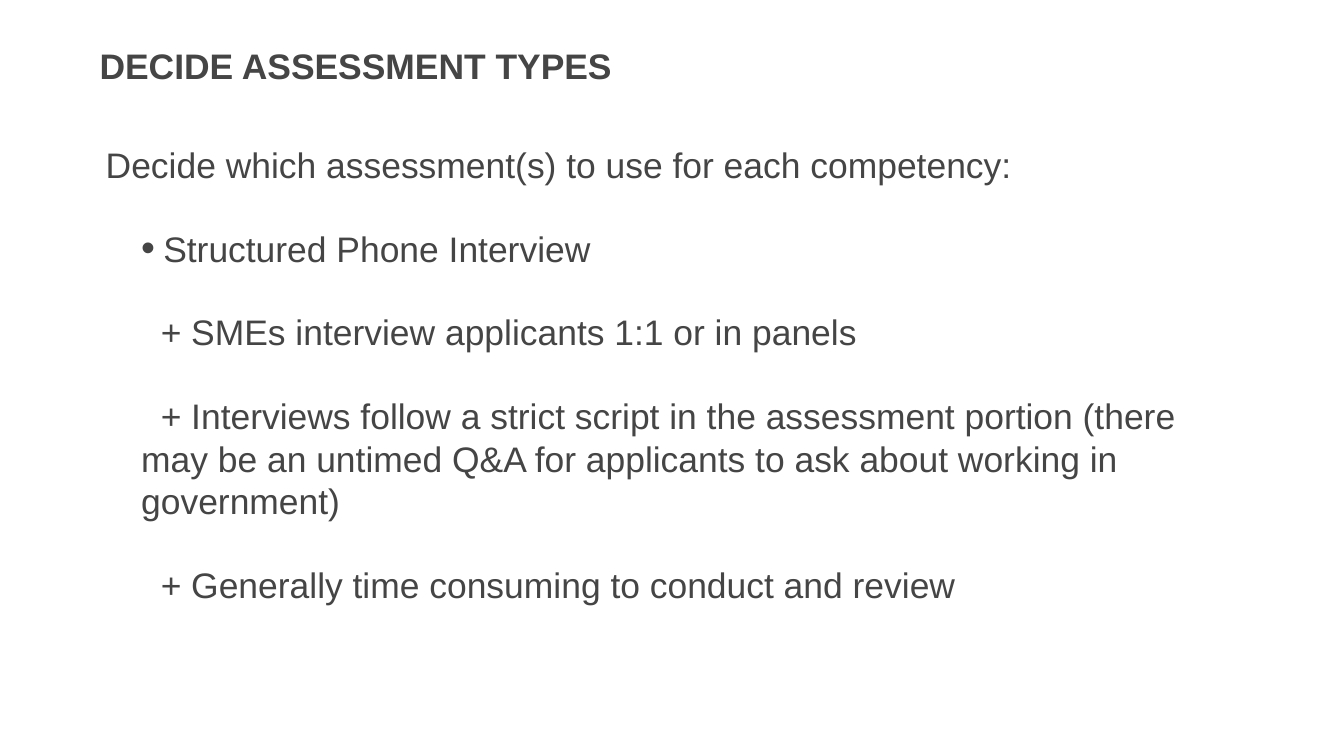
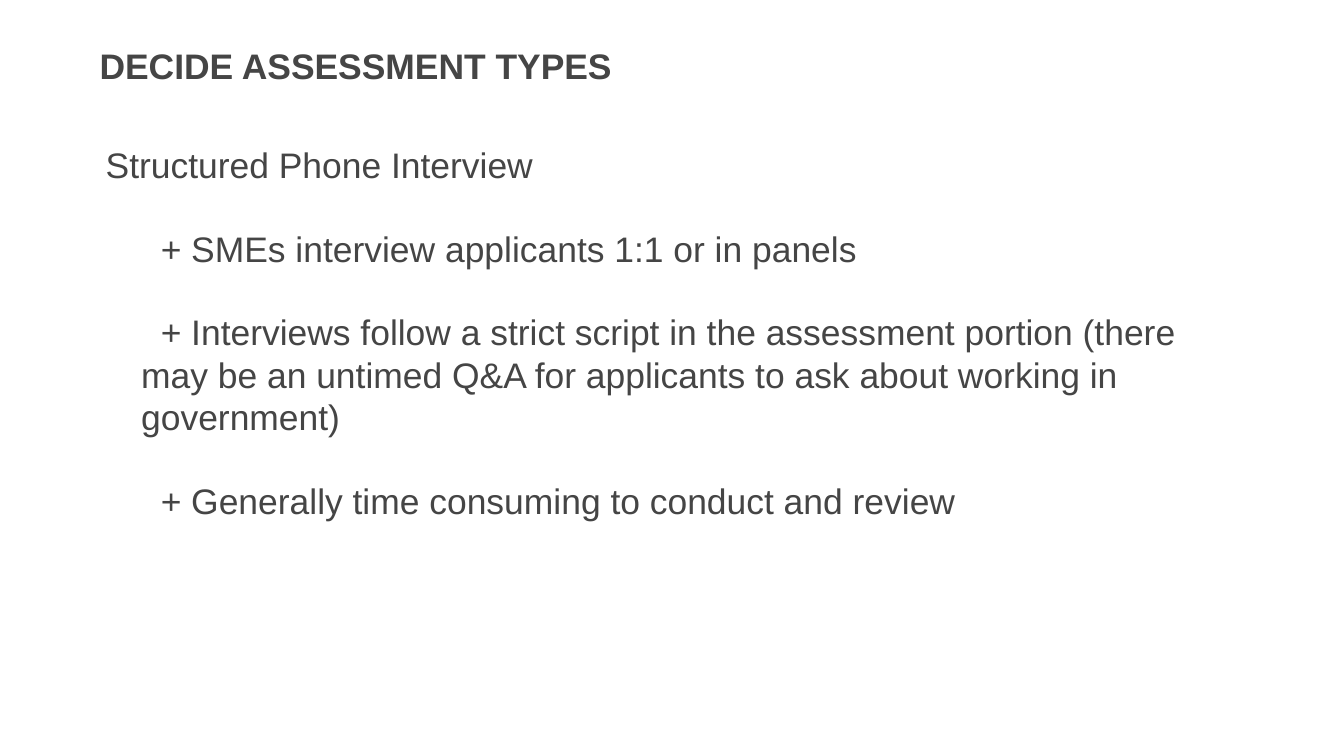
Before and after one commit to usds/SME-QA-Website, a slide deck: slide 41 of toolkit/job-analysis/job-analysis-presentation.pptx. Drawn at 1344x756 pixels with LibreOffice and Linux fonts; fonts in the diff are those of the drawing. Boxes give left, top, right and bottom in pixels: in the first picture for what was removed or moved away, otherwise in the second. Text is boxed around its words. In the diff, an @@ line names an element or a change of style, - is before the commit and + after.

```diff
--- a/toolkit/job-analysis/job-analysis-presentation.pptx
+++ b/toolkit/job-analysis/job-analysis-presentation.pptx
@@ text at box(106, 152, 1011, 185): paragraph removed @@
-Decide which assessment(s) to use for each competency:
@@ text at box(106, 152, 533, 179): bullet • to none; list level 2 to 1 in "Structured Phone Interview" @@
```
Also in this commit, not shown: 3 other slides changed.
